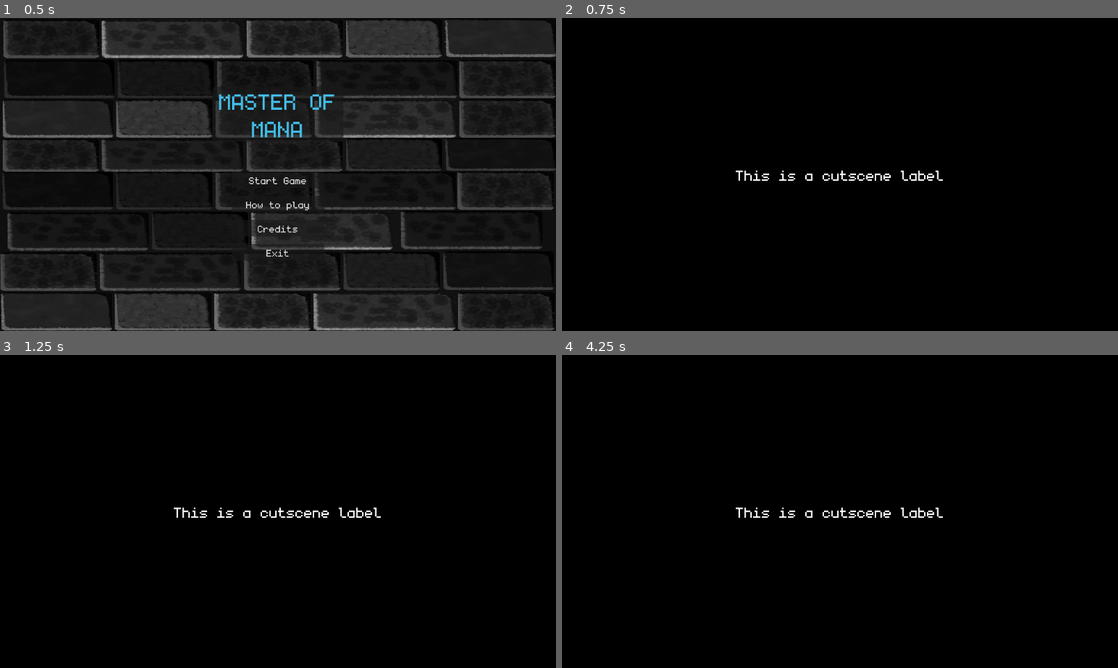
Above: before the commit, frames 1-4 (two rows, left to right).
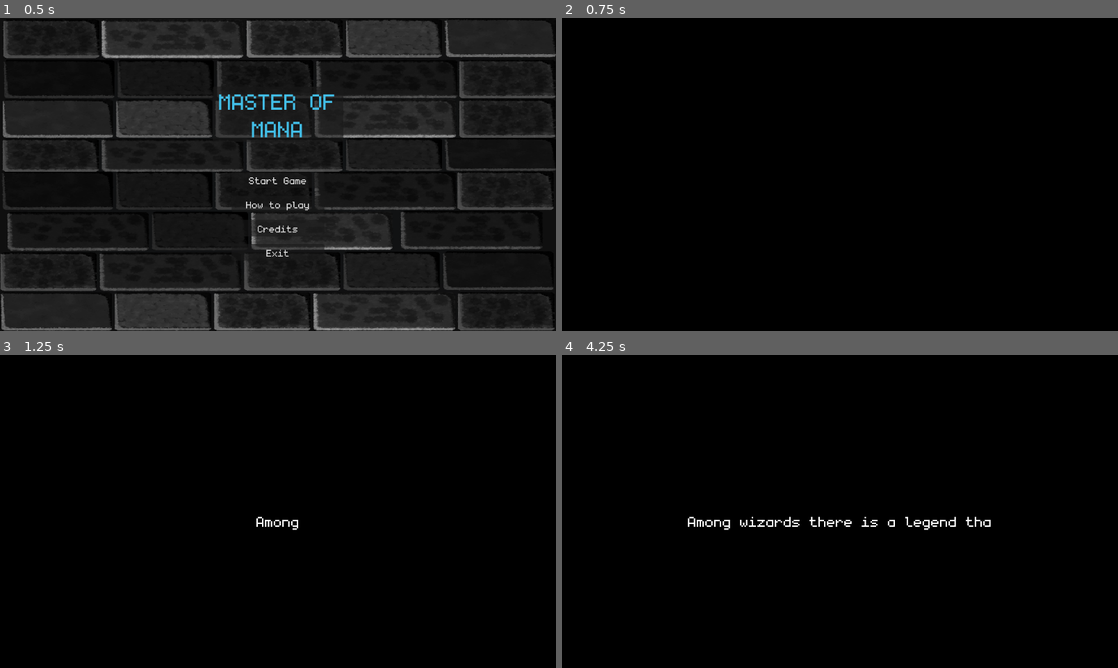
Above: after the commit, the same moments.

Repository: Juanxpeke/GD-BR2024
Game: Godot game, scene res://Core/GUI/MainMenu/main_menu.tscn
Same seed, same stepped clock (60 frames per second), same inputs: the game is played once before the commit and once after it. The engine's default icon, where the game draws it, is replaced by a stand-in: a white triangle on a blue panel in a dark square. Sound files missing from this copy of the repository are replaced by a short silence.
Inputs (mouse positions are in pixels of both pictures, inside the frame that each line leads up to):
- Up to frame 1 (0.5 s): no input
- Up to frame 2 (0.75 s): click "Start Game" at 0.5 s
- Up to frame 3 (1.25 s): no input
- Up to frame 4 (4.25 s): drag from (840, 511) to (895, 442) at 1.27 s; drag from (728, 527) to (812, 574) at 2.02 s; move the mouse to (895, 442) at 2.77 s; hold Mouse wheel up (wheel_up) 2.78-3.5 s; click (895, 442) at 2.92 s; drag from (812, 574) to (673, 464) at 3.52 s

Frame 1 is identical in both runs. In frame 2, 0.4% of the frame differs, in the area x 31-69%, y 48-52%; in frame 3, 0.5%; in frame 4, 1.0%, in the area x 22-78%, y 48-56%.

Commit message:
Added match cutscenes

Diff:
--- /dev/null
+++ b/Core/GUI/Ending/Ending.tscn
@@ -0,0 +1,39 @@
+[gd_scene load_steps=7 format=3 uid="uid://gowk2v0tioow"]
+
+[ext_resource type="Script" path="res://Core/GUI/Ending/ending.gd" id="1_lu166"]
+[ext_resource type="PackedScene" uid="uid://clu2r6usspr4j" path="res://Core/GUI/Cutscene/cutscene_component.tscn" id="2_y7360"]
+[ext_resource type="Script" path="res://Core/GUI/Cutscene/cutscene_resource.gd" id="4_pionl"]
+
+[sub_resource type="Resource" id="Resource_th642"]
+script = ExtResource("4_pionl")
+text = "Among wizards there is a legend that tells of a being so powerful that the very essence of mana bends at its feet, a sorcerer of such talents that lords and even gods tremble in their presence. When the MASTER OF MANA sits at the other side of your table, defeat is an absolute certainty. "
+character_wait_time = 0.1
+character_slow_wait_time = 0.3
+slowdown_threshold = 0
+
+[sub_resource type="Resource" id="Resource_l6aqm"]
+script = ExtResource("4_pionl")
+text = "Despite that, wizards, rogues, warriors, and adventurers of all kinds, being the prideful people that they are, seek The Master in order to claim the most grandiose victory of all, victory against the invincible. The Master is elusive though, and very few even manage to find them…."
+character_wait_time = 0.1
+character_slow_wait_time = 0.5
+slowdown_threshold = 3
+
+[sub_resource type="Resource" id="Resource_10rxh"]
+script = ExtResource("4_pionl")
+text = "That’s why you were quite perplexed when, sitting at the tavern, looking to have a good time after a long day of spellcasting, you heard of a group of adventurers who were seeking The Master of Mana in these parts."
+character_wait_time = 0.1
+character_slow_wait_time = 0.3
+slowdown_threshold = 0
+
+[node name="Ending" type="Control"]
+layout_mode = 3
+anchors_preset = 15
+anchor_right = 1.0
+anchor_bottom = 1.0
+grow_horizontal = 2
+grow_vertical = 2
+script = ExtResource("1_lu166")
+
+[node name="CutsceneComponent" parent="." instance=ExtResource("2_y7360")]
+unique_name_in_owner = true
+cutscene_resources = Array[ExtResource("4_pionl")]([SubResource("Resource_th642"), SubResource("Resource_l6aqm"), SubResource("Resource_10rxh")])
--- /dev/null
+++ b/Core/GUI/Ending/ending.gd
@@ -0,0 +1,13 @@
+class_name Ending
+extends Control
+
+@export var main_menu_scene : PackedScene
+
+@onready var cutscene_component : CutsceneComponent = %CutsceneComponent
+
+# Private
+
+# Called when the node enters the scene tree for the first time
+func _ready() -> void:
+	await cutscene_component.finished
+	get_tree().change_scene_to_packed(main_menu_scene)
--- a/Core/GUI/Introduction/introduction.tscn
+++ b/Core/GUI/Introduction/introduction.tscn
@@ -1,8 +1,32 @@
-[gd_scene load_steps=4 format=3 uid="uid://btlm3c8rgqm5q"]
+[gd_scene load_steps=7 format=3 uid="uid://btlm3c8rgqm5q"]
 
 [ext_resource type="Script" path="res://Core/GUI/Introduction/introduction.gd" id="1_4awsi"]
-[ext_resource type="PackedScene" uid="uid://s013uq0tt34u" path="res://Core/Match/match.tscn" id="2_w7mmi"]
 [ext_resource type="PackedScene" uid="uid://clu2r6usspr4j" path="res://Core/GUI/Cutscene/cutscene_component.tscn" id="2_y7360"]
+[ext_resource type="Script" path="res://Core/GUI/Cutscene/cutscene_resource.gd" id="4_pionl"]
+
+[sub_resource type="Resource" id="Resource_e2skg"]
+script = ExtResource("4_pionl")
+text = "
+Among wizards there is a legend that tells of a being so powerful that the very essence of mana bends at its feet, a sorcerer of such talents that lords and even gods tremble in their presence. When the MASTER OF MANA sits at the other side of your table, defeat is an absolute certainty.
+"
+character_wait_time = 0.1
+character_slow_wait_time = 0.3
+slowdown_threshold = 0
+
+[sub_resource type="Resource" id="Resource_tgaxj"]
+script = ExtResource("4_pionl")
+text = "Despite that, wizards, rogues, warriors, and adventurers of all kinds, being the prideful people that they are, seek The Master in order to claim the most grandiose victory of all, victory against the invincible. The Master is elusive though, and very few even manage to find them . . .
+"
+character_wait_time = 0.1
+character_slow_wait_time = 0.3
+slowdown_threshold = 6
+
+[sub_resource type="Resource" id="Resource_hyaa0"]
+script = ExtResource("4_pionl")
+text = "That’s why you were quite perplexed when, sitting at the tavern, looking to have a good time after a long day of spellcasting, you heard of a group of adventurers who were seeking The Master of Mana in these parts."
+character_wait_time = 0.1
+character_slow_wait_time = 0.3
+slowdown_threshold = 0
 
 [node name="Introduction" type="Control"]
 layout_mode = 3
@@ -12,7 +36,7 @@
 grow_horizontal = 2
 grow_vertical = 2
 script = ExtResource("1_4awsi")
-first_boss_match = ExtResource("2_w7mmi")
 
 [node name="CutsceneComponent" parent="." instance=ExtResource("2_y7360")]
 unique_name_in_owner = true
+cutscene_resources = Array[ExtResource("4_pionl")]([SubResource("Resource_e2skg"), SubResource("Resource_tgaxj"), SubResource("Resource_hyaa0")])
--- a/Core/GUI/Tutorial/Tutorial.tscn
+++ b/Core/GUI/Tutorial/Tutorial.tscn
@@ -38,7 +38,7 @@
 
 [sub_resource type="Resource" id="Resource_0kv5c"]
 script = ExtResource("3_1u2a1")
-panel_text = "[center]If you are out of [color=#f9a31b]domin …(200 unchanged characters)… #f9a31b]rune domino[/color] to your hand."
+panel_text = "[center]If you are out of [color=#f9a31b]domin …(200 unchanged characters)… #f9a31b]rune domino[/color] to your hand, or find the [color=fa6a0a]elusive homunculus[/color] to simply pass the turn."
 panel_image = ExtResource("6_x7vof")
 
 [sub_resource type="Resource" id="Resource_0ignb"]
--- a/Core/Match/bob_match.tscn
+++ b/Core/Match/bob_match.tscn
@@ -1,10 +1,48 @@
-[gd_scene load_steps=7 format=3 uid="uid://boy3uxbythtgv"]
+[gd_scene load_steps=14 format=3 uid="uid://c28basntku3e0"]
 
 [ext_resource type="Script" path="res://Core/Match/match.gd" id="1_af6a0"]
 [ext_resource type="PackedScene" uid="uid://jh607gdfdrer" path="res://Core/GUI/HUD/hud.tscn" id="2_24uuk"]
 [ext_resource type="PackedScene" uid="uid://jqq8ueul6hen" path="res://Core/World/world.tscn" id="3_ccpal"]
+[ext_resource type="PackedScene" uid="uid://clu2r6usspr4j" path="res://Core/GUI/Cutscene/cutscene_component.tscn" id="3_wqfcl"]
+[ext_resource type="Script" path="res://Core/GUI/Cutscene/cutscene_resource.gd" id="4_fnsbr"]
 [ext_resource type="PackedScene" uid="uid://c44laowkuxfc4" path="res://Core/Entity/Player/player.tscn" id="4_pmhud"]
 [ext_resource type="PackedScene" uid="uid://dhpj4gs6e4p0f" path="res://Core/Entity/Boss/Bob/bob.tscn" id="5_nekvk"]
+
+[sub_resource type="Resource" id="Resource_4mg4c"]
+script = ExtResource("4_fnsbr")
+text = "Still covered in mana dust, you jumped from your seat with your arms over your head. You had defeated a sorcerer!"
+character_wait_time = 0.1
+character_slow_wait_time = 0.3
+slowdown_threshold = 0
+
+[sub_resource type="Resource" id="Resource_uik1c"]
+script = ExtResource("4_fnsbr")
+text = "Sadly, you were too immersed in joy to feel the ground trembling below you until mugs and pitchers were falling from their tables. As you looked back, you saw a hulking figure enter the tavern."
+character_wait_time = 0.1
+character_slow_wait_time = 0.3
+slowdown_threshold = 0
+
+[sub_resource type="Resource" id="Resource_p07jw"]
+script = ExtResource("4_fnsbr")
+text = "The massive orc had to crouch to pass through the door, and with every step he took, your table moved about a foot. "
+character_wait_time = 0.1
+character_slow_wait_time = 0.3
+slowdown_threshold = 0
+
+[sub_resource type="Resource" id="Resource_ixgdo"]
+script = ExtResource("4_fnsbr")
+text = "The sorcerer, who was still sitting in front of you, looked at the orc and pointed him toward you before giving you an evil grin and leaving. "
+character_wait_time = 0.1
+character_slow_wait_time = 0.3
+slowdown_threshold = 0
+
+[sub_resource type="Resource" id="Resource_2ede4"]
+script = ExtResource("4_fnsbr")
+text = "The orc sat down and the chair creaked, but miraculously managed to hold him for now. Then he said “Fight me“
+"
+character_wait_time = 0.1
+character_slow_wait_time = 0.76
+slowdown_threshold = 11
 
 [sub_resource type="StyleBoxFlat" id="StyleBoxFlat_sqamv"]
 bg_color = Color(0.6, 0.6, 0.6, 0)
@@ -16,6 +54,9 @@
 
 [node name="HUD" parent="." instance=ExtResource("2_24uuk")]
 unique_name_in_owner = true
+
+[node name="CutsceneComponent" parent="." instance=ExtResource("3_wqfcl")]
+cutscene_resources = Array[ExtResource("4_fnsbr")]([SubResource("Resource_4mg4c"), SubResource("Resource_uik1c"), SubResource("Resource_p07jw"), SubResource("Resource_ixgdo"), SubResource("Resource_2ede4")])
 
 [node name="PanelContainer" type="PanelContainer" parent="."]
 anchors_preset = 8
--- a/Core/Match/mary_match.tscn
+++ b/Core/Match/mary_match.tscn
@@ -1,10 +1,47 @@
-[gd_scene load_steps=7 format=3 uid="uid://cepvf32ninc8h"]
+[gd_scene load_steps=14 format=3 uid="uid://dt7dn0kgtp5yj"]
 
 [ext_resource type="Script" path="res://Core/Match/match.gd" id="1_yn3rn"]
 [ext_resource type="PackedScene" uid="uid://jh607gdfdrer" path="res://Core/GUI/HUD/hud.tscn" id="2_k58a6"]
+[ext_resource type="PackedScene" uid="uid://clu2r6usspr4j" path="res://Core/GUI/Cutscene/cutscene_component.tscn" id="3_0fqp1"]
 [ext_resource type="PackedScene" uid="uid://jqq8ueul6hen" path="res://Core/World/world.tscn" id="3_40e6g"]
+[ext_resource type="Script" path="res://Core/GUI/Cutscene/cutscene_resource.gd" id="4_h3tn7"]
 [ext_resource type="PackedScene" uid="uid://c44laowkuxfc4" path="res://Core/Entity/Player/player.tscn" id="4_wkx1m"]
 [ext_resource type="PackedScene" uid="uid://cigvlcm0md3r0" path="res://Core/Entity/Boss/Mary/mary.tscn" id="5_qy72k"]
+
+[sub_resource type="Resource" id="Resource_ar2eo"]
+script = ExtResource("4_h3tn7")
+text = "Ecstatic from the victory against such a menacing opponent, you briefly turned around to celebrate with the other patrons, and before you could even turn back, the roguish devil had disappeared."
+character_wait_time = 0.1
+character_slow_wait_time = 0.3
+slowdown_threshold = 0
+
+[sub_resource type="Resource" id="Resource_46v5g"]
+script = ExtResource("4_h3tn7")
+text = "As you tried to catch your breath, still shaken with excitement, you felt a strange change in the air in the tavern. The whole place went silent, but you could clearly hear a soft murmur coming from outside. "
+character_wait_time = 0.1
+character_slow_wait_time = 0.3
+slowdown_threshold = 0
+
+[sub_resource type="Resource" id="Resource_1js4p"]
+script = ExtResource("4_h3tn7")
+text = " As it came closer, you realized what the feeling around you was. The concentration of mana in the air was at least doubled from what is normal, which could only mean a powerful sorcerer was near. "
+character_wait_time = 0.1
+character_slow_wait_time = 0.3
+slowdown_threshold = 0
+
+[sub_resource type="Resource" id="Resource_s8was"]
+script = ExtResource("4_h3tn7")
+text = "Exactly on cue, a tattered looking man entered the room, reciting incantations in an ancient arcane language. From him came a faint bluish glow that only grew stronger as his incantations rose in volume. "
+character_wait_time = 0.1
+character_slow_wait_time = 0.3
+slowdown_threshold = 0
+
+[sub_resource type="Resource" id="Resource_7c7pm"]
+script = ExtResource("4_h3tn7")
+text = "He slowly crossed the room and sat in front of you. In your mind, his voice resounded “I will show you what a true master of mana is”."
+character_wait_time = 0.1
+character_slow_wait_time = 0.3
+slowdown_threshold = 0
 
 [sub_resource type="StyleBoxFlat" id="StyleBoxFlat_sqamv"]
 bg_color = Color(0.6, 0.6, 0.6, 0)
@@ -16,6 +53,9 @@
 
 [node name="HUD" parent="." instance=ExtResource("2_k58a6")]
 unique_name_in_owner = true
+
+[node name="CutsceneComponent" parent="." instance=ExtResource("3_0fqp1")]
+cutscene_resources = Array[ExtResource("4_h3tn7")]([SubResource("Resource_ar2eo"), SubResource("Resource_46v5g"), SubResource("Resource_1js4p"), SubResource("Resource_s8was"), SubResource("Resource_7c7pm")])
 
 [node name="PanelContainer" type="PanelContainer" parent="."]
 anchors_preset = 8
--- a/Core/Match/timmy_match.tscn
+++ b/Core/Match/timmy_match.tscn
@@ -1,10 +1,42 @@
-[gd_scene load_steps=7 format=3 uid="uid://c0o2nke3j8sgy"]
+[gd_scene load_steps=13 format=3 uid="uid://c0o2nke3j8sgy"]
 
 [ext_resource type="Script" path="res://Core/Match/match.gd" id="1_wckwj"]
 [ext_resource type="PackedScene" uid="uid://jqq8ueul6hen" path="res://Core/World/world.tscn" id="2_xbwb8"]
 [ext_resource type="PackedScene" uid="uid://c44laowkuxfc4" path="res://Core/Entity/Player/player.tscn" id="3_1pckf"]
+[ext_resource type="PackedScene" uid="uid://clu2r6usspr4j" path="res://Core/GUI/Cutscene/cutscene_component.tscn" id="3_qq2rj"]
 [ext_resource type="PackedScene" uid="uid://brf63tmxxdl7s" path="res://Core/Entity/Boss/Timmy/timmy.tscn" id="4_3nsa5"]
+[ext_resource type="Script" path="res://Core/GUI/Cutscene/cutscene_resource.gd" id="4_k523d"]
 [ext_resource type="PackedScene" uid="uid://jh607gdfdrer" path="res://Core/GUI/HUD/hud.tscn" id="5_s8276"]
+
+[sub_resource type="Resource" id="Resource_6p0o8"]
+script = ExtResource("4_k523d")
+text = "As you joked with your fellow tavern-goers about the preposterous notion that the most powerful wizard in the land would be found in this rathole of a tavern, you felt the door creek ever so slightly…"
+character_wait_time = 0.1
+character_slow_wait_time = 0.8
+slowdown_threshold = 4
+
+[sub_resource type="Resource" id="Resource_1xnx6"]
+script = ExtResource("4_k523d")
+text = "You felt a soft breeze hit your back, and turned around to find the door wide open. A bit confused, you turned around and almost let out an embarrassing yelp when you found a complete stranger sitting in front of you, where before there was no one."
+character_wait_time = 0.1
+character_slow_wait_time = 0.3
+slowdown_threshold = 0
+
+[sub_resource type="Resource" id="Resource_1sf1i"]
+script = ExtResource("4_k523d")
+text = "
+The hooded fellow was wearing dusty travel clothes, and had a dangerous air about him. Even though his face was not entirely visible under the hood he wore, you were sure he was looking right at you, and not with a friendly face
+"
+character_wait_time = 0.1
+character_slow_wait_time = 0.3
+slowdown_threshold = 0
+
+[sub_resource type="Resource" id="Resource_sjhmx"]
+script = ExtResource("4_k523d")
+text = "\"Master of Mana\" he said, and a shadowy smile appeared from under his hood \"heh heh, you look like an average wizard to me\". Before you could even process the misunderstanding, the playing table in front of you opened up, and the rune dominos were summoned on both sides. The duel had already started. "
+character_wait_time = 0.1
+character_slow_wait_time = 0.3
+slowdown_threshold = 0
 
 [sub_resource type="StyleBoxFlat" id="StyleBoxFlat_sqamv"]
 bg_color = Color(0.6, 0.6, 0.6, 0)
@@ -16,6 +48,9 @@
 
 [node name="HUD" parent="." instance=ExtResource("5_s8276")]
 unique_name_in_owner = true
+
+[node name="CutsceneComponent" parent="." instance=ExtResource("3_qq2rj")]
+cutscene_resources = Array[ExtResource("4_k523d")]([SubResource("Resource_6p0o8"), SubResource("Resource_1xnx6"), SubResource("Resource_1sf1i"), SubResource("Resource_sjhmx")])
 
 [node name="PanelContainer" type="PanelContainer" parent="."]
 anchors_preset = 8
Not shown: 1 places in Core/GUI/Tutorial/Tutorial.tscn that only renumber resources
Not shown: 1 places in Core/World/BackgroundBoard/background_board.tres that only renumber resources
